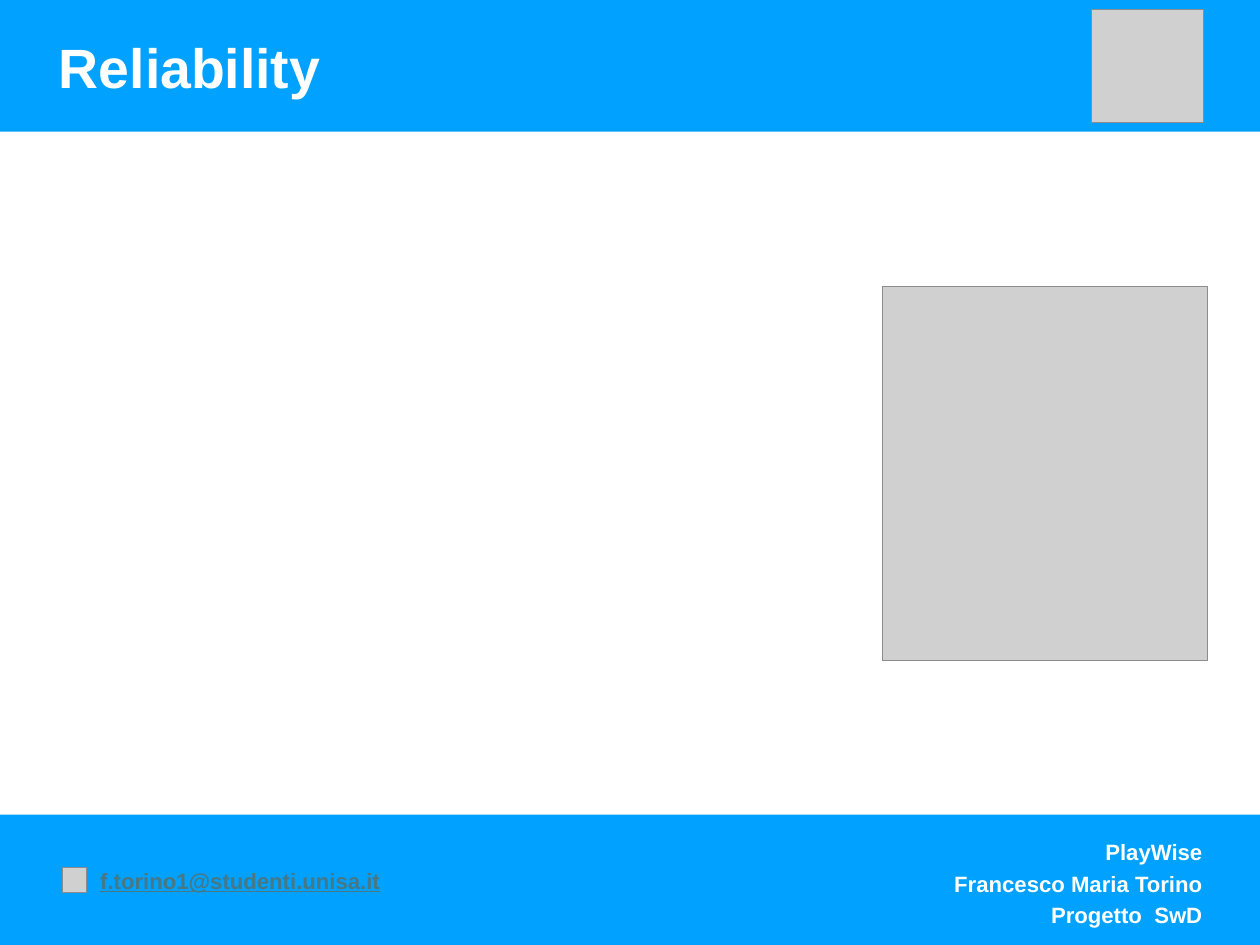
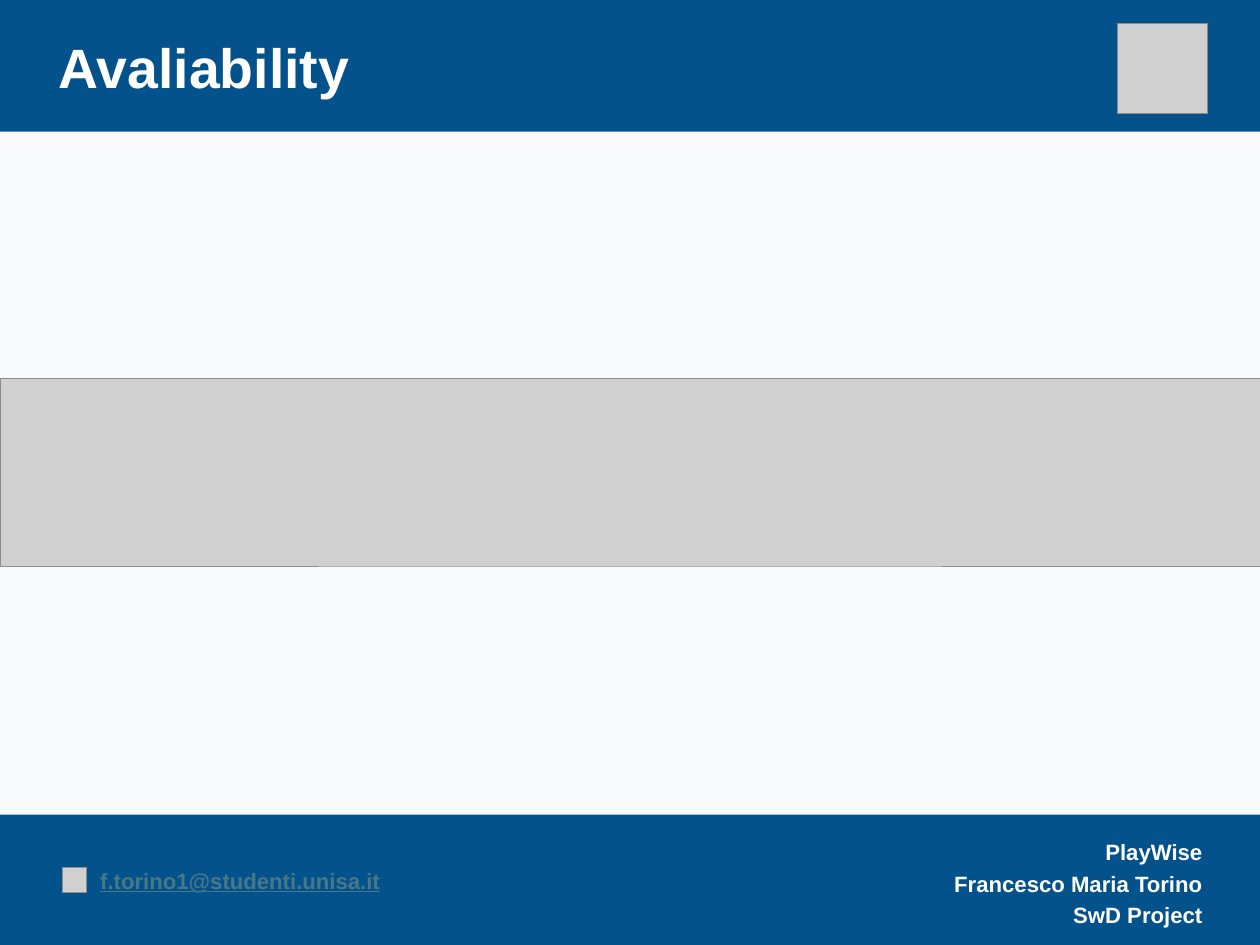
Before and after one commit to FrancescoTorino1999/PlayWiseDependability, a slide deck: slide 12 of Presentazione/Presentazione Playwise SwD.pptx (slide 6 before the commit). Drawn at 1260x945 pixels with LibreOffice and Linux fonts; fonts in the diff are those of the drawing; grey boxes stand for pictures. Boxes give left, top, right and bottom in pixels: in the first picture for what was removed or moved away, otherwise in the second. Text is boxed around its words. In the diff, an @@ line names an element or a change of style, - is before the commit and + after.

```diff
--- a/Presentazione/Presentazione Playwise SwD.pptx
+++ b/Presentazione/Presentazione Playwise SwD.pptx
@@ background #FFFFFF to #F7F9FA @@
@@ rectangle at (0,0,1260,132): fill #00A1FF to #03528C @@
@@ picture: place and size @@
-picture at (1092,10,1203,121)
+picture at (1117,24,1208,114)
@@ text at (59,48,349,98): text changed @@
-Reliability
+Avaliability
@@ picture removed at (883,286,1208,661) @@
@@ picture added at (0,379,1260,566) @@
@@ rectangle at (0,815,1260,945): fill #00A1FF to #03528C @@
@@ text at (1073,907,1202,928): text changed @@
-Progetto SwD
+SwD Project
```
Also in this commit, not shown: 6 other slides changed, 6 slides added, 3 other files.
